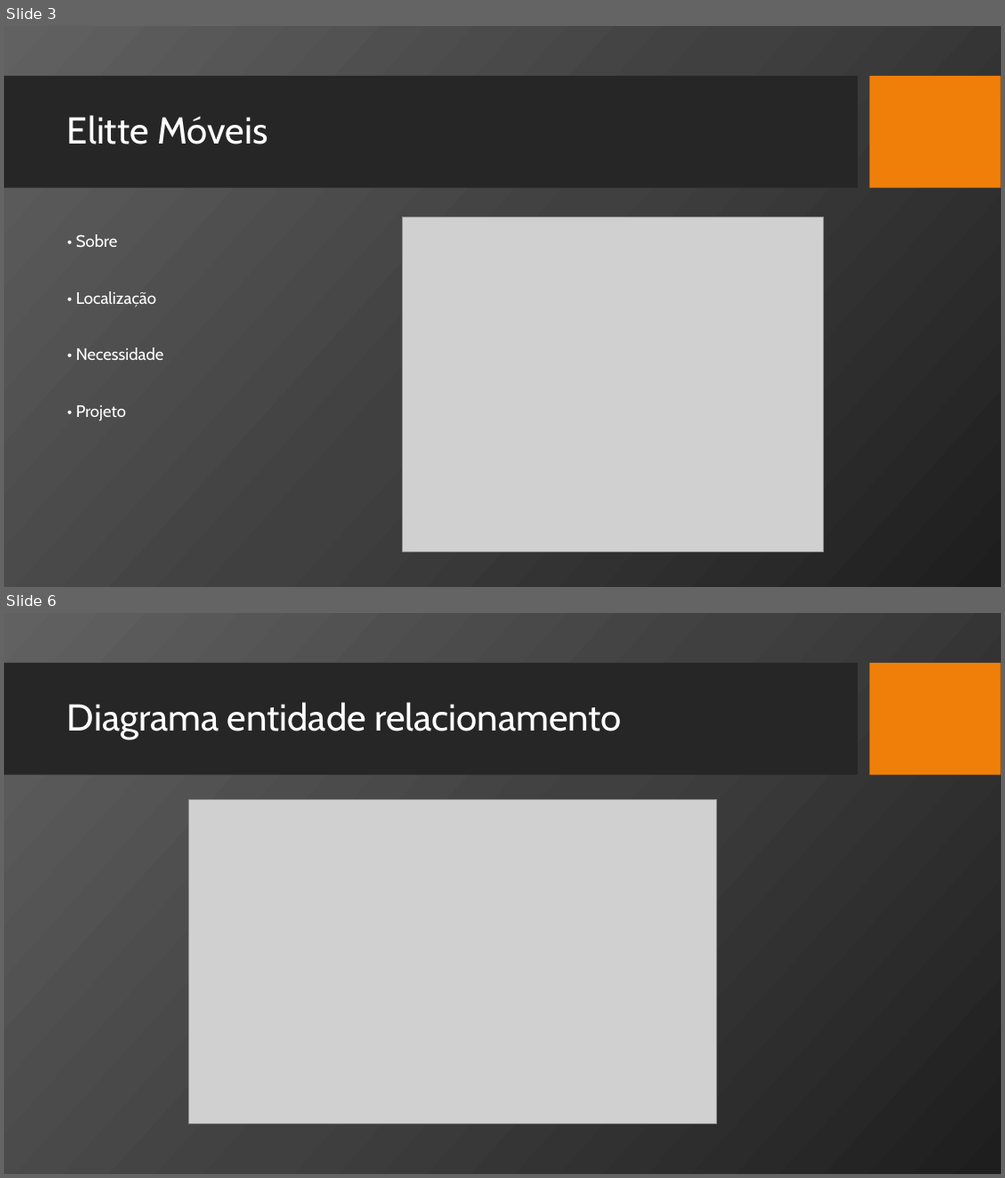
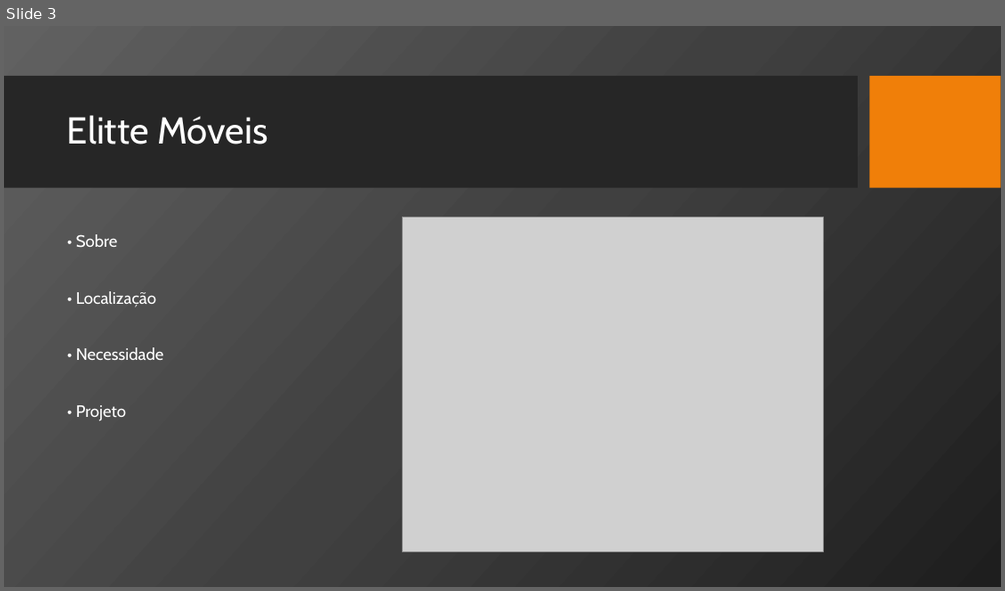
Before and after one commit to DaviSanttos/ElitteM, a slide deck: elitteMoveis-planejamento/Documentos -apresentação/Gerenciamento de Estoque-1.pptx. Shown one above the other, each under a label of ours: slides 3 and 6 before the commit, slide 3 after it; the slides between them are not shown. The pictures are 1005x1178 and 1005x591 pixels, drawn with LibreOffice and Linux fonts; fonts in the diff are those of the drawing; grey boxes stand for pictures; background and template pictures are left out. Boxes give left, top, right and bottom in pixels: in the first picture for what was removed or moved away, otherwise in the second. Text is boxed around its words. In the diff, an @@ line names an element or a change of style, - is before the commit and + after.

```diff
--- a/elitteMoveis-planejamento/Documentos -apresentação/Gerenciamento de Estoque-1.pptx
+++ b/elitteMoveis-planejamento/Documentos -apresentação/Gerenciamento de Estoque-1.pptx
@@ slide 6 removed at box(4, 613, 1001, 1174), background picture (left out); not listed: 2 template elements that a slide beside it also shows @@
@@ title removed at box(67, 702, 622, 739) @@
-Diagrama entidade relacionamento
@@ picture removed at box(189, 799, 716, 1123) @@
```
Also in this commit, not shown: 6 other slides removed, 23 other files.
